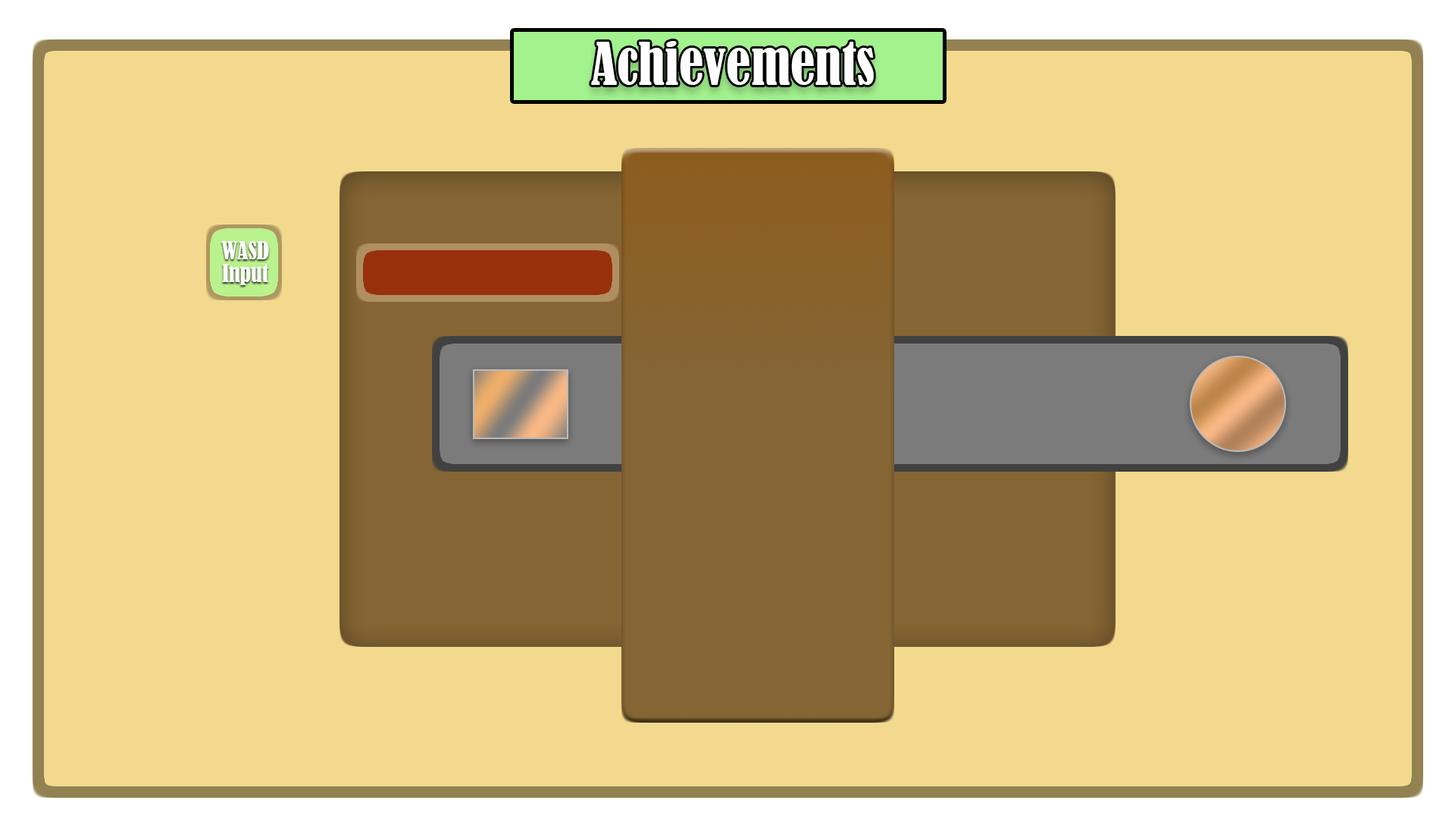
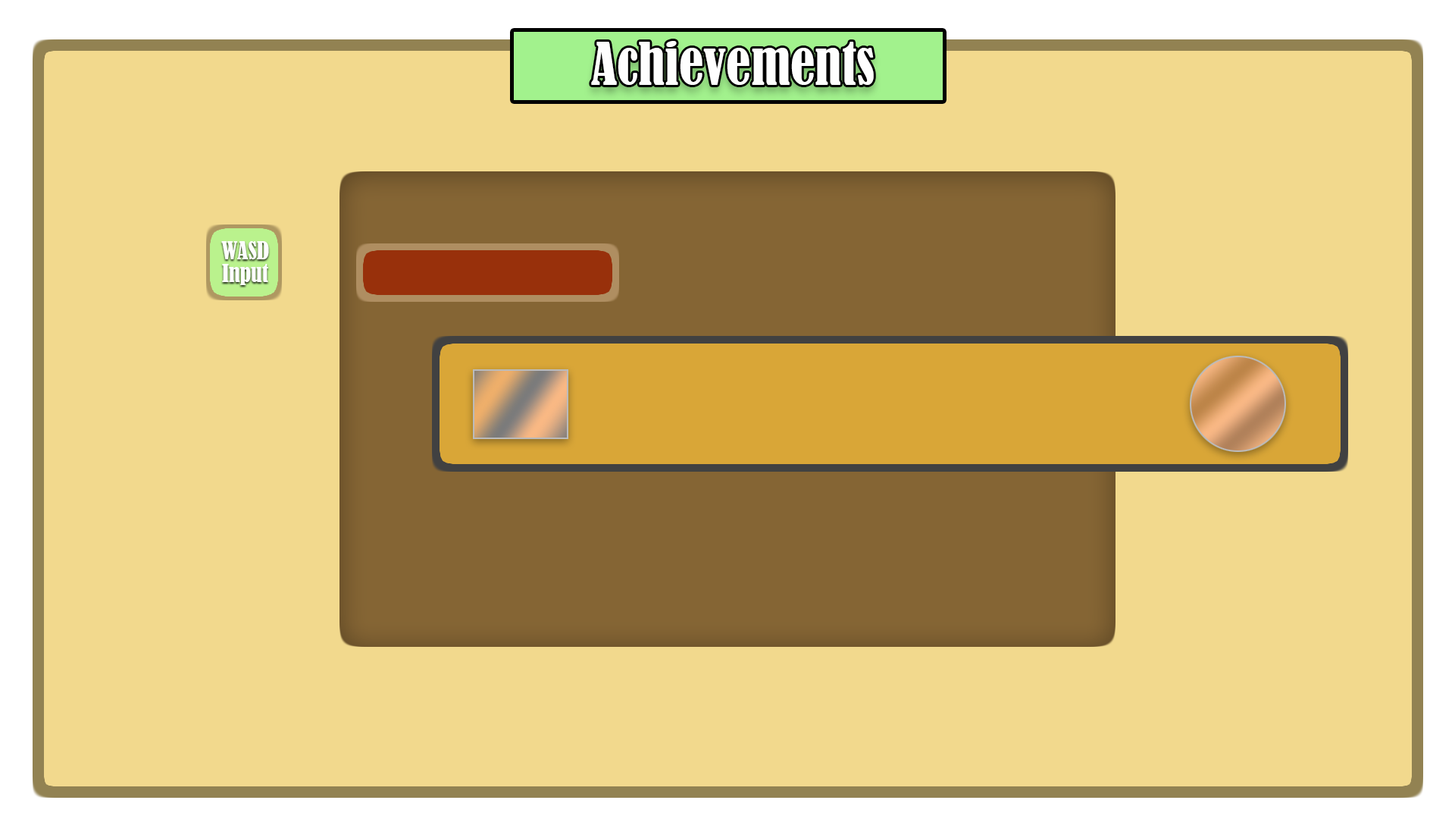
Before/after of a 1455 × 819 layered artwork. What changed in the layer stack:
hid "Layer 6" over <box>621,147,895,723</box>
